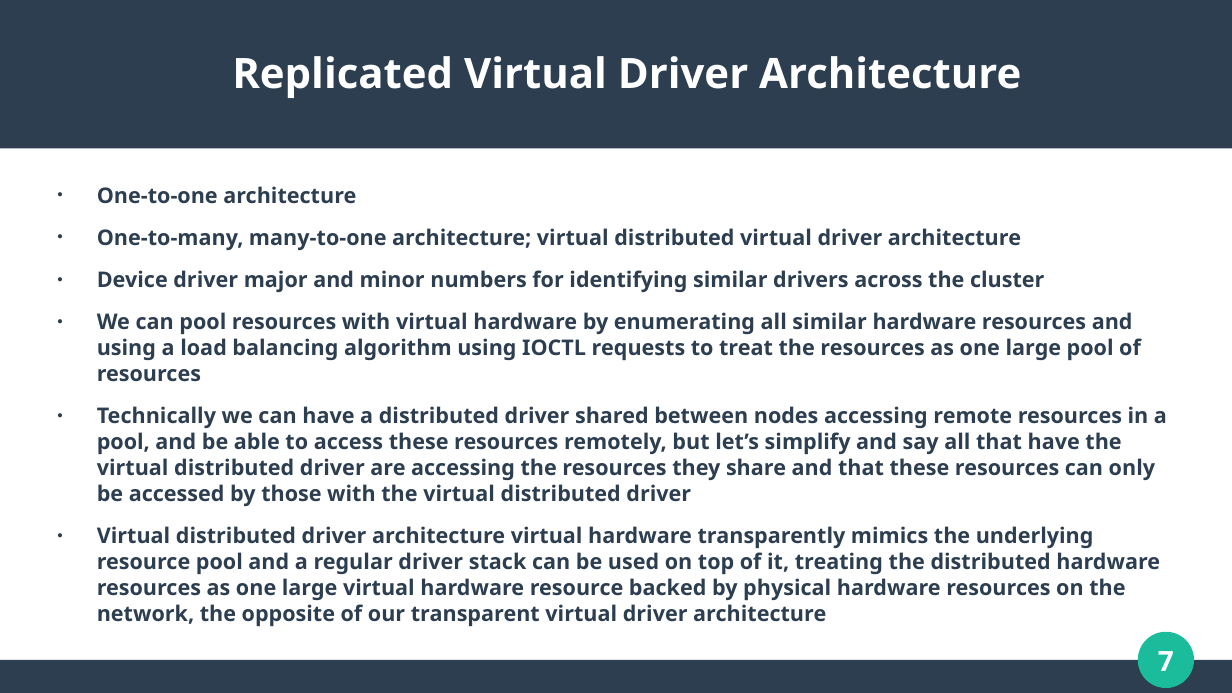
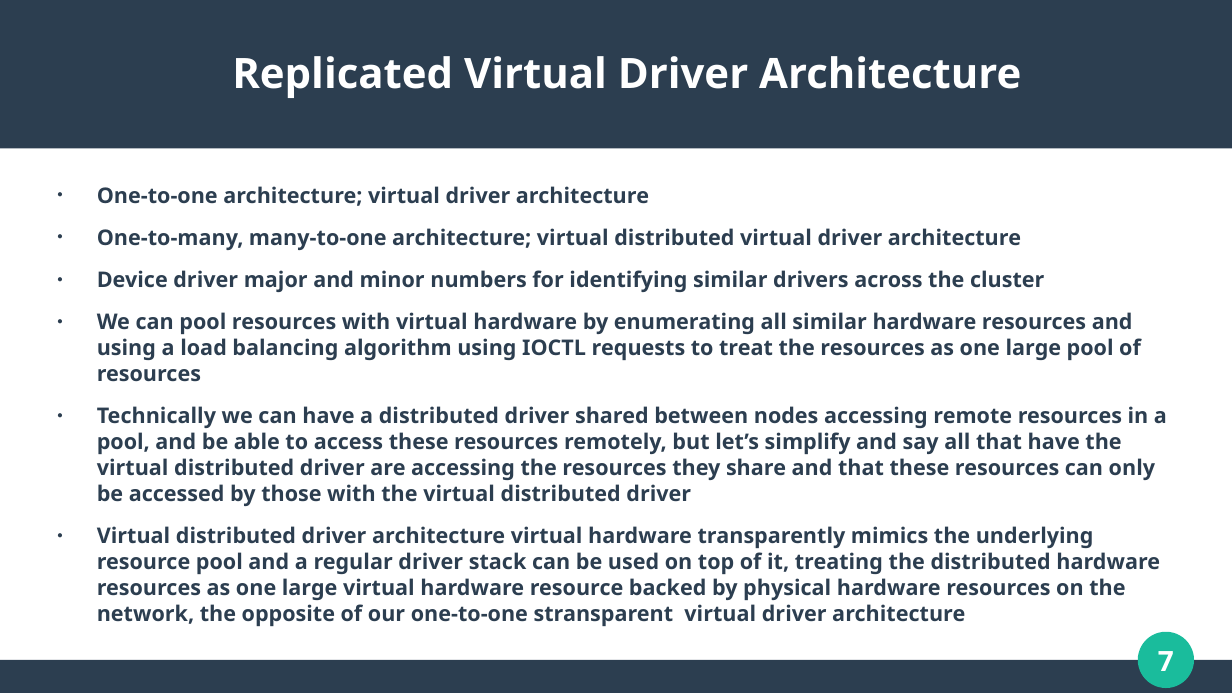
Before and after one commit to WaveArch/Wave, a slide deck: slide 7 of Replicated.pptx. Drawn at 1232x693 pixels with LibreOffice and Linux fonts; fonts in the diff are those of the drawing. Boxes give left, top, right and bottom in pixels: in the first picture for what was removed or moved away, otherwise in the second. Text is boxed around its words. In the diff, an @@ line names an element or a change of style, - is before the commit and + after.

Commit message:
Updated PowerPoint

```diff
--- a/Replicated.pptx
+++ b/Replicated.pptx
@@ text at box(97, 186, 649, 206): text changed @@
-● One-to-one architecture
+● One-to-one architecture; virtual driver architecture
@@ text at box(97, 526, 1160, 626): text changed @@
-● Virtual distributed driver architecture virtual hardware transparently mimics the underlying resource pool and a regular driver stack can be used on top of it, treating the distributed hardware resources as one large virtual hardware resource backed by physical hardware resources on the network, the opposite of our transparent virtual driver architecture
+● Virtual distributed driver architecture virtual hardware transparently mimics the underlying resource pool and a regular driver stack can be used on top of it, treating the distributed hardware resources as one large virtual hardware resource backed by physical hardware resources on the network, the opposite of our one-to-one stransparent virtual driver architecture
```
